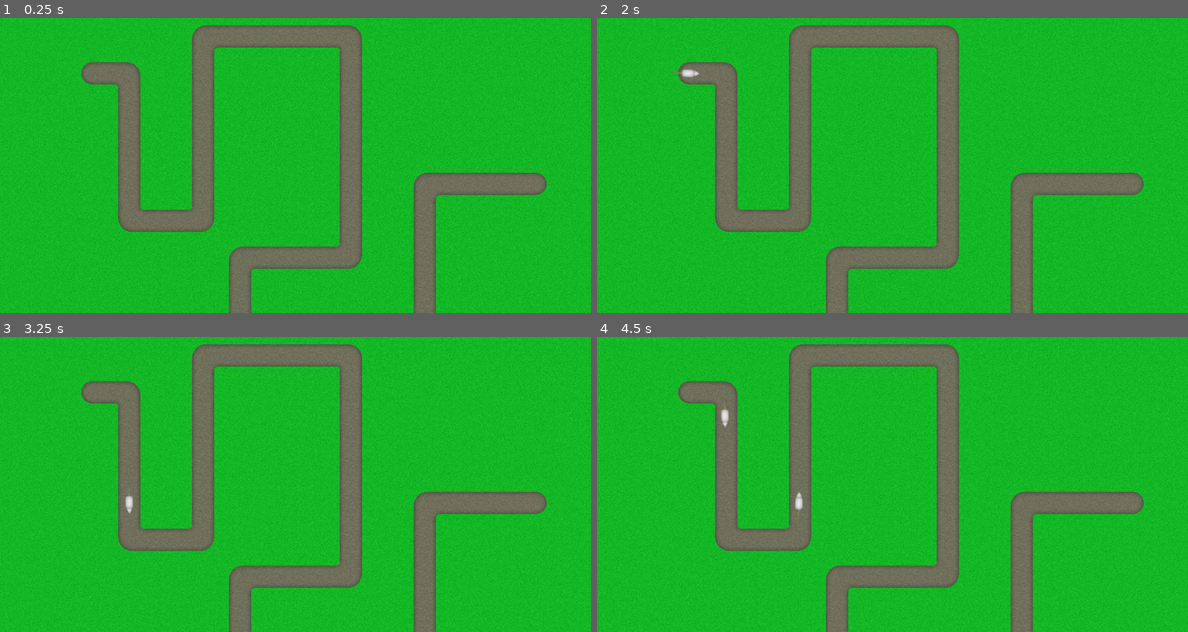
Above: before the commit, frames 1-4 (two rows, left to right).
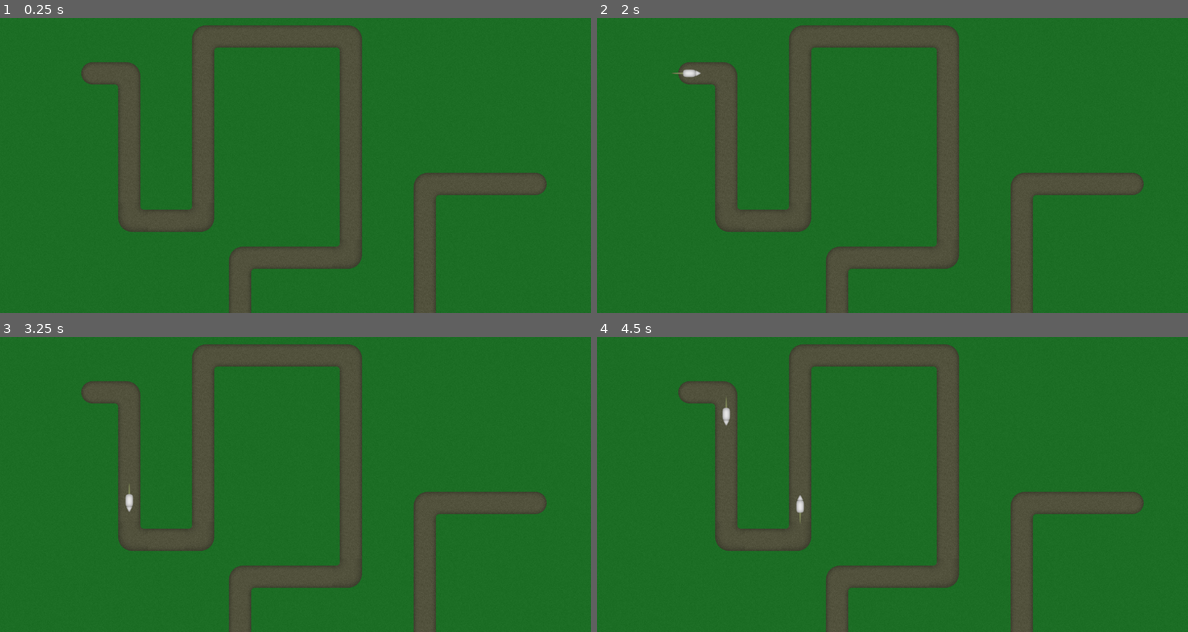
Above: after the commit, the same moments.

Repository: vibrunazo/godot-cats
Game: Godot game, scene res://scenes/Map.tscn
Two runs of this game, one before a commit and one after it. Both use one fixed random seed, a clock stepped at 60 frames per second and the inputs below.
Inputs:
- Up to frame 1 (0.25 s): no input
- Up to frame 2 (2 s): tap Enter at 0.5 s; tap Space at 1.25 s
- Up to frame 3 (3.25 s): tap Enter at 2 s
- Up to frame 4 (4.5 s): no input

The runs differ from the first frame. In frame 1, 99% of the frame differs, in the area x 0-100%, y 0-100%; in frame 2, 99%; in frame 3, 99%; in frame 4, 99%.

Commit message:
adjust terrain lightness

Diff:
--- a/scenes/Map.tscn
+++ b/scenes/Map.tscn
@@ -55,7 +55,7 @@
 
 [sub_resource type="Curve2D" id=3]
 _data = {
-"points": PoolVector2Array( 0, 0, 0, 0, 158, 96, 0, 0, 0, 0, 221, 98, 0, 0, 0, 0, 225, 354, 0, 0, 0, 0, 348, 352, 0, 0, 0, 0, 357, 34, 0, 0, 0, 0, 610, 33, 0, 0, 0, 0, 605, 416, 0, 0, 0, 0, 416, 419, 0, 0, 0, 0, 418, 544, 0, 0, 0, 0, 733, 545, 0, 0, 0, 0, 741, 291, 0, 0, 0, 0, 930, 285 )
+"points": PoolVector2Array( 0, 0, 0, 0, 160, 96, 0, 0, 0, 0, 224, 96, 0, 0, 0, 0, 224, 352, 0, 0, 0, 0, 352, 352, 0, 0, 0, 0, 352, 32, 0, 0, 0, 0, 608, 32, 0, 0, 0, 0, 608, 416, 0, 0, 0, 0, 416, 416, 0, 0, 0, 0, 416, 544, 0, 0, 0, 0, 736, 544, 0, 0, 0, 0, 736, 288, 0, 0, 0, 0, 936, 288 )
 }
 
 [node name="Map" type="Node2D"]
Binary file changed: assets/terrain.png
